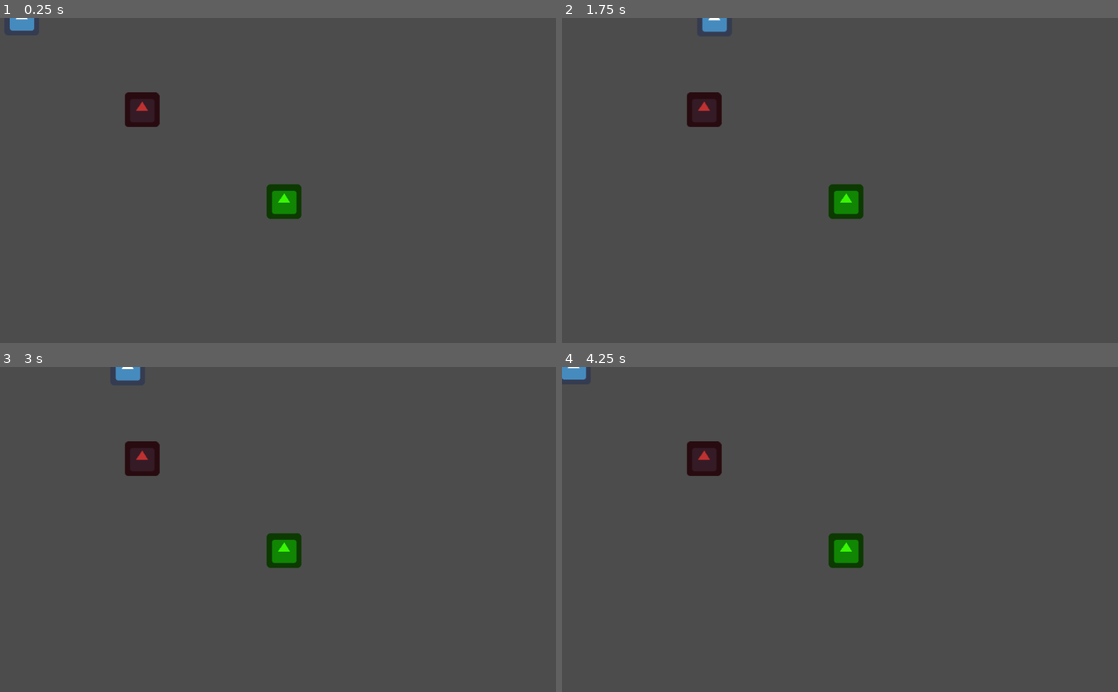
Above: before the commit, frames 1-4 (two rows, left to right).
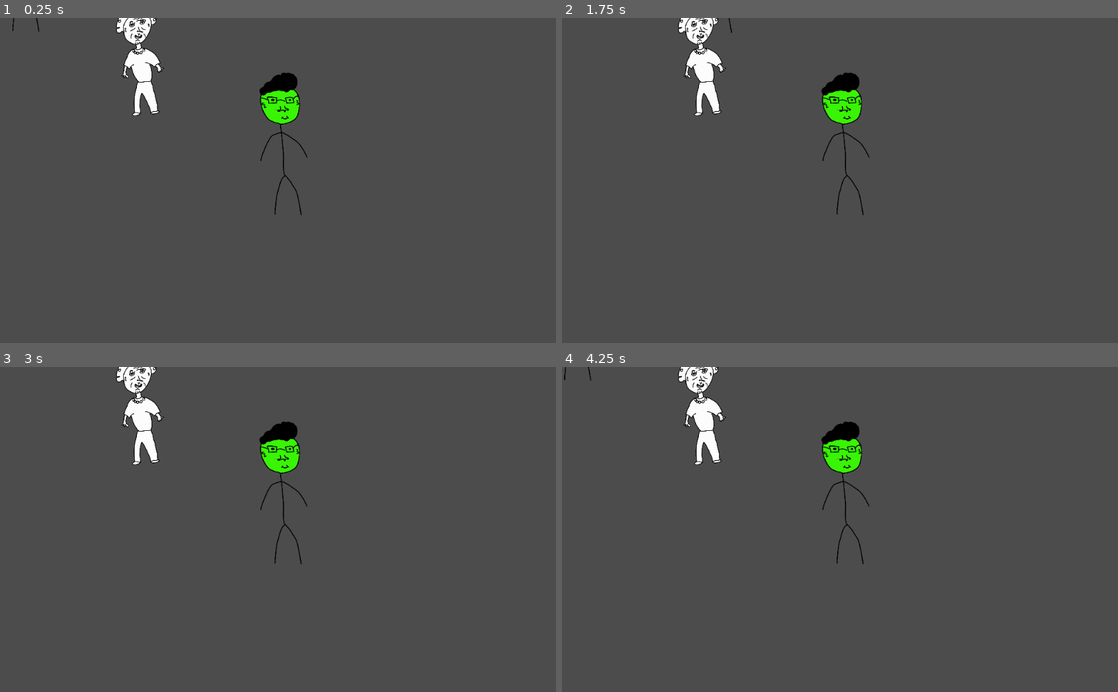
Above: after the commit, the same moments.

Repository: grunkgrunk/gwj-20
Game: Godot game, scene res://World.tscn
The game is run twice, just before and just after one commit, with the same random seed, the same clock (stepped at 60 frames per second) and the same inputs. The engine's default icon, where the game draws it, is replaced by a stand-in: a white triangle on a blue panel in a dark square.
Inputs:
- Up to frame 1 (0.25 s): no input
- Up to frame 2 (1.75 s): tap Enter (ui_accept) at 0.5, 0.77, 1.52 s; hold Right (ui_right) 0.53-1.28 s; tap C (action_1) at 0.6 s; hold Down (ui_down) from 1.28 s (still down); tap V (action_2) at 1.35 s
- Up to frame 3 (3 s): release Down (ui_down) at 2.03 s; hold Right (ui_right) 2.03-2.78 s; tap C (action_1) at 2.1 s; hold Up (ui_up) from 2.78 s (still down); tap V (action_2) at 2.85 s
- Up to frame 4 (4.25 s): tap Enter (ui_accept) at 3.02, 3.77 s; release Up (ui_up) at 3.53 s; hold Left (ui_left) from 3.53 s (still down); tap C (action_1) at 3.6 s

The runs differ from the first frame. In frame 1, 3.5% of the frame differs, in the area x 1-56%, y 0-62%; in frame 2, 3.4%; in frame 3, 3.3%; in frame 4, 3.5%.

Commit message:
add guard

Diff:
--- a/game/Dad.tscn
+++ b/game/Dad.tscn
@@ -1,10 +1,14 @@
-[gd_scene load_steps=3 format=2]
+[gd_scene load_steps=4 format=2]
 
 [ext_resource path="res://Character.tscn" type="PackedScene" id=1]
 [ext_resource path="res://Dad.gd" type="Script" id=2]
+[ext_resource path="res://dad.png" type="Texture" id=3]
 
 [node name="Dad" instance=ExtResource( 1 )]
 script = ExtResource( 2 )
 
 [node name="Sprite" parent="." index="1"]
 modulate = Color( 0.227451, 0.964706, 0.0235294, 1 )
+scale = Vector2( 0.4, 0.4 )
+texture = ExtResource( 3 )
+offset = Vector2( 0, -250 )
--- a/game/Granny.tscn
+++ b/game/Granny.tscn
@@ -1,10 +1,15 @@
-[gd_scene load_steps=3 format=2]
+[gd_scene load_steps=4 format=2]
 
 [ext_resource path="res://Granny.gd" type="Script" id=1]
 [ext_resource path="res://Character.tscn" type="PackedScene" id=2]
+[ext_resource path="res://granny.png" type="Texture" id=3]
 
 [node name="Granny" instance=ExtResource( 2 )]
 script = ExtResource( 1 )
 
 [node name="Sprite" parent="." index="1"]
-modulate = Color( 0.752941, 0.196078, 0.196078, 1 )
+modulate = Color( 0.992157, 0.992157, 0.992157, 1 )
+position = Vector2( -1.36517, -14.418 )
+scale = Vector2( 0.3, 0.3 )
+texture = ExtResource( 3 )
+offset = Vector2( 0, -250 )
--- a/game/Guard.tscn
+++ b/game/Guard.tscn
@@ -1,6 +1,6 @@
 [gd_scene load_steps=5 format=2]
 
-[ext_resource path="res://icon.png" type="Texture" id=1]
+[ext_resource path="res://guard.png" type="Texture" id=1]
 [ext_resource path="res://Guard.gd" type="Script" id=2]
 
 [sub_resource type="CircleShape2D" id=1]
@@ -32,7 +32,9 @@
 shape = SubResource( 1 )
 
 [node name="icon" type="Sprite" parent="."]
+scale = Vector2( 0.4, 0.4 )
 texture = ExtResource( 1 )
+offset = Vector2( 0, -250 )
 
 [node name="Animation" type="AnimationPlayer" parent="."]
 playback_speed = 0.8
--- a/game/World.tscn
+++ b/game/World.tscn
@@ -15,13 +15,13 @@
 
 [node name="CharacterSelection" parent="ui" instance=ExtResource( 2 )]
 
-[node name="Characters" type="Node2D" parent="."]
+[node name="Characters" type="YSort" parent="."]
+
+[node name="Guard" parent="Characters" instance=ExtResource( 5 )]
+position = Vector2( 481.941, 131.874 )
 
 [node name="Granny" parent="Characters" instance=ExtResource( 4 )]
 position = Vector2( 261.538, 169.458 )
 
 [node name="Dad" parent="Characters" instance=ExtResource( 1 )]
 position = Vector2( 523.076, 338.916 )
-
-[node name="Guard" parent="." instance=ExtResource( 5 )]
-position = Vector2( 481.941, 131.874 )
--- a/game/walk.tres
+++ b/game/walk.tres
@@ -5,19 +5,19 @@
 length = 2.0
 loop = true
 tracks/0/type = "value"
-tracks/0/path = NodePath(".:scale")
+tracks/0/path = NodePath(".:rotation_degrees")
 tracks/0/interp = 1
 tracks/0/loop_wrap = true
 tracks/0/imported = false
 tracks/0/enabled = true
 tracks/0/keys = {
-"times": PoolRealArray( 0 ),
-"transitions": PoolRealArray( 1 ),
+"times": PoolRealArray( 0, 0.5, 1, 1.5, 2, 2.5, 3, 3.5, 4 ),
+"transitions": PoolRealArray( 1, 1, 1, 1, 1, 1, 1, 1, 1 ),
 "update": 0,
-"values": [ Vector2( 1, 1 ) ]
+"values": [ 0.0, -10.0, 0.0, 10.0, 0.0, -10.0, 0.0, 10.0, 0.0 ]
 }
 tracks/1/type = "value"
-tracks/1/path = NodePath(".:rotation_degrees")
+tracks/1/path = NodePath(".:position")
 tracks/1/interp = 1
 tracks/1/loop_wrap = true
 tracks/1/imported = false
@@ -26,17 +26,5 @@
 "times": PoolRealArray( 0, 0.5, 1, 1.5, 2, 2.5, 3, 3.5, 4 ),
 "transitions": PoolRealArray( 1, 1, 1, 1, 1, 1, 1, 1, 1 ),
 "update": 0,
-"values": [ 0.0, -10.0, 0.0, 10.0, 0.0, -10.0, 0.0, 10.0, 0.0 ]
-}
-tracks/2/type = "value"
-tracks/2/path = NodePath(".:position")
-tracks/2/interp = 1
-tracks/2/loop_wrap = true
-tracks/2/imported = false
-tracks/2/enabled = true
-tracks/2/keys = {
-"times": PoolRealArray( 0, 0.5, 1, 1.5, 2, 2.5, 3, 3.5, 4 ),
-"transitions": PoolRealArray( 1, 1, 1, 1, 1, 1, 1, 1, 1 ),
-"update": 0,
 "values": [ Vector2( 0, 0 ), Vector2( 0, -10 ), Vector2( 0, 0 ), Vector2( 0, -10 ), Vector2( 0, 0 ), Vector2( 0, -10 ), Vector2( 0, 0 ), Vector2( 0, -10 ), Vector2( 0, 0 ) ]
 }
Binary file added: game/guard.png
Not shown, added: game/guard.png.import
